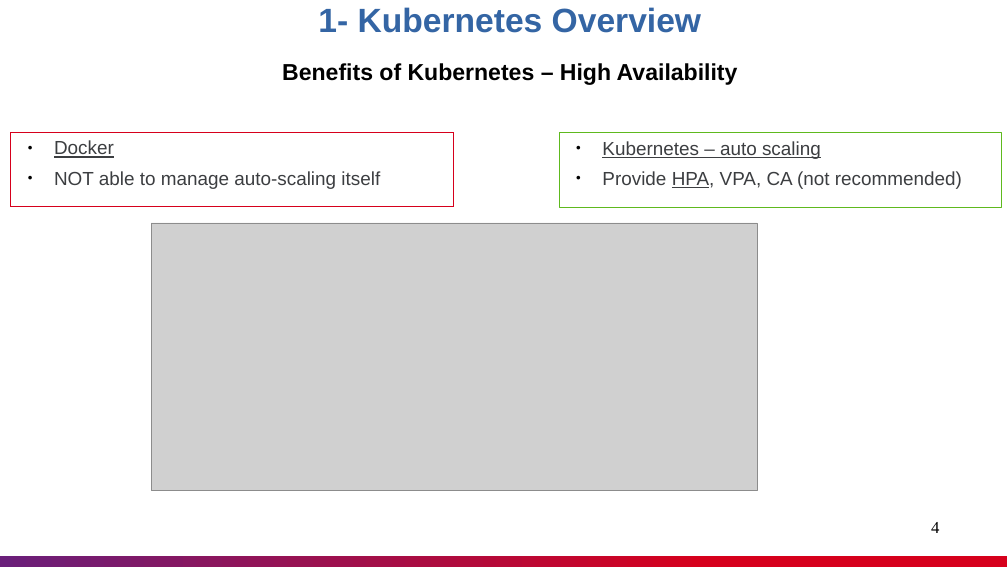
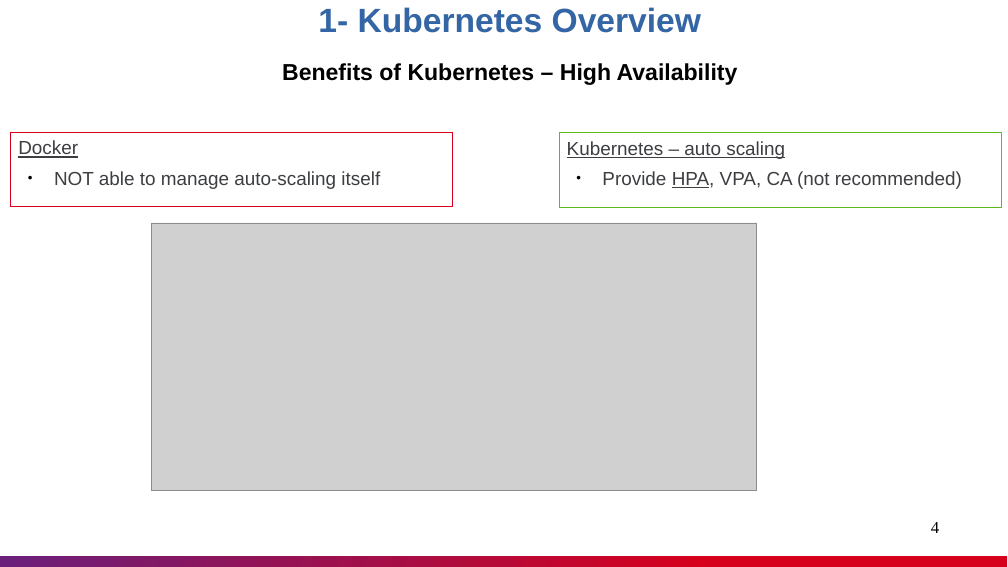
Before and after one commit to nashtech-garage/kubernetes, a slide deck: slide 4 of documents/K8s_Knowledge_Sharing.pptx. Drawn at 1008x567 pixels with LibreOffice and Linux fonts; fonts in the diff are those of the drawing; grey boxes stand for pictures. Boxes give left, top, right and bottom in pixels: in the first picture for what was removed or moved away, otherwise in the second. Text is boxed around its words. In the diff, an @@ line names an element or a change of style, - is before the commit and + after.

```diff
--- a/documents/K8s_Knowledge_Sharing.pptx
+++ b/documents/K8s_Knowledge_Sharing.pptx
@@ text in rectangle at [18,140,78,158]: bullet ● to none @@
@@ text in rectangle at [567,141,785,159]: bullet ● to none @@
```
Also in this commit, not shown: 8 other slides changed, 1 slide added, 1 slide removed.
